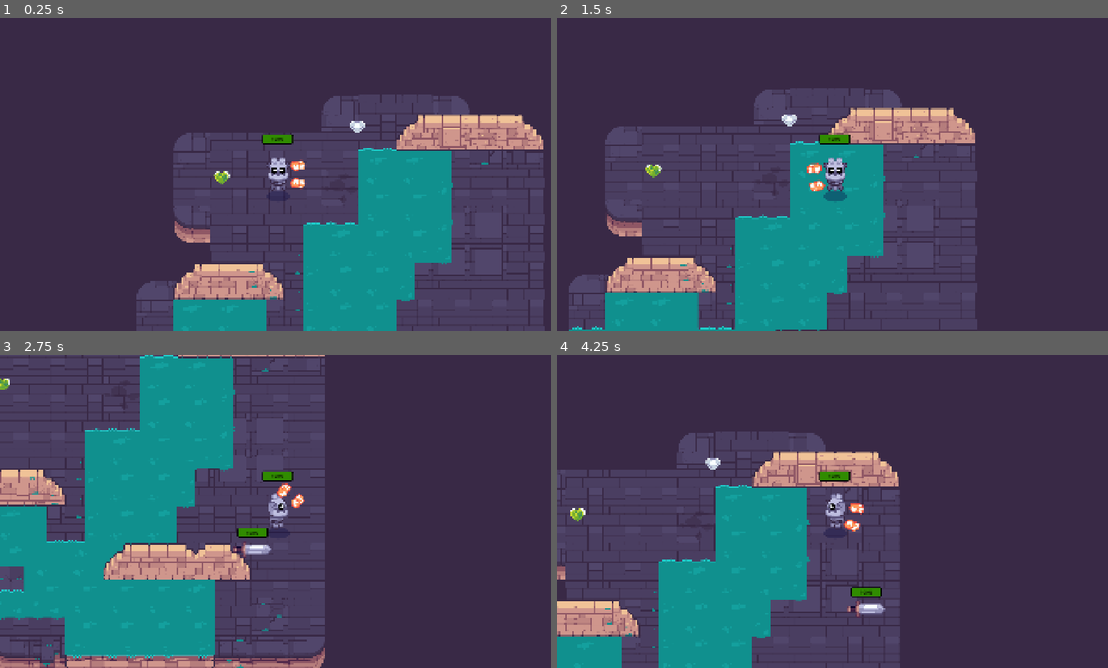
Above: before the commit, frames 1-4 (two rows, left to right).
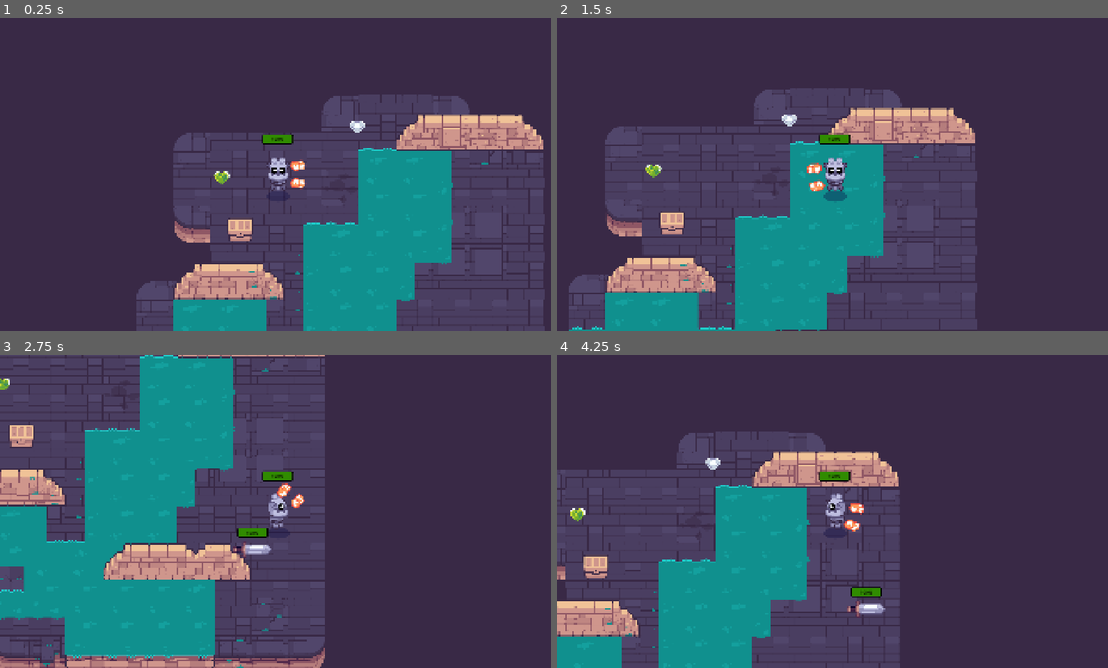
Above: after the commit, the same moments.

Repository: iFryTheReal/GDQuestTweenStick
Game: Godot game, scene res://test_room.tscn
Same seed, same stepped clock (60 frames per second), same inputs: the game is played once before the commit and once after it. The project has no main scene, so this scene is started directly. Sound files missing from this copy of the repository are replaced by a short silence.
Inputs (mouse positions are in pixels of both pictures, inside the frame that each line leads up to):
- Up to frame 1 (0.25 s): no input
- Up to frame 2 (1.5 s): tap Enter at 0.5 s; move the mouse to (959, 158) at 0.52 s; hold D (move_right) 0.53-1.28 s; hold E (interact) 0.53-1.28 s; click (959, 158) at 0.67 s; move the mouse to (722, 190) at 1.27 s; hold S (move_down) from 1.28 s (still down); tap E (interact) at 1.35 s
- Up to frame 3 (2.75 s): move the mouse to (336, 442) at 2.02 s; release S (move_down) at 2.03 s; hold D (move_right) from 2.03 s (still down); hold Space (shoot) from 2.03 s (still down); tap E (interact) at 2.3 s
- Up to frame 4 (4.25 s): move the mouse to (804, 574) at 2.77 s; release D (move_right) at 2.78 s; release Space (shoot) at 2.78 s; hold W (move_up) 2.78-3.53 s; tap Z at 2.85 s; click (804, 574) at 2.92 s; tap E (interact) at 3.05 s; move the mouse to (1003, 558) at 3.52 s; hold A (move_left) from 3.53 s (still down); hold E (interact) from 3.53 s (still down)

The runs differ from the first frame. In frame 1, 0.3% of the frame differs, in the area x 41-46%, y 63-72%; in frame 2, 0.3%; in frame 3, 0.3%, in the area x 1-7%, y 22-30%; in frame 4, 0.3%.

Commit message:
Add chest opening animation and character interaction

Diff:
--- a/pickups/chest/chest.gd
+++ b/pickups/chest/chest.gd
@@ -1,5 +1,7 @@
 @tool
 extends Area2D
+
+@onready var _animation_player: AnimationPlayer = %AnimationPlayer
 
 @export var possible_items: Array[Item] = []
 
@@ -23,7 +25,9 @@
 			open()
 
 func open() -> void:
-	pass
+	set_process_unhandled_input(false)
+	_animation_player.play("opening")
+
 
 func _get_configuration_warnings() -> PackedStringArray:
-	return ["\"possible_items\" array is empty"] if possible_items.is_empty() else [""]
+	return ["\"possible_items\" array is empty"] if possible_items.is_empty() else []
--- a/pickups/chest/chest.tscn
+++ b/pickups/chest/chest.tscn
@@ -6,6 +6,67 @@
 
 [sub_resource type="CircleShape2D" id="CircleShape2D_lnm3d"]
 radius = 120.0
+
+[sub_resource type="Animation" id="Animation_6c0c5"]
+resource_name = "opening"
+length = 0.3
+tracks/0/type = "value"
+tracks/0/imported = false
+tracks/0/enabled = true
+tracks/0/path = NodePath("Top:position")
+tracks/0/interp = 1
+tracks/0/loop_wrap = true
+tracks/0/keys = {
+"times": PackedFloat32Array(0, 0.1, 0.3),
+"transitions": PackedFloat32Array(1, 1, 1),
+"update": 0,
+"values": [Vector2(0, -7), Vector2(46, -7), Vector2(67, 6.999998)]
+}
+tracks/1/type = "value"
+tracks/1/imported = false
+tracks/1/enabled = true
+tracks/1/path = NodePath("Top:rotation")
+tracks/1/interp = 1
+tracks/1/loop_wrap = true
+tracks/1/keys = {
+"times": PackedFloat32Array(0, 0.3),
+"transitions": PackedFloat32Array(1, 1),
+"update": 0,
+"values": [0.0, 0.50265485]
+}
+
+[sub_resource type="Animation" id="Animation_lnm3d"]
+length = 0.001
+tracks/0/type = "value"
+tracks/0/imported = false
+tracks/0/enabled = true
+tracks/0/path = NodePath("Top:position")
+tracks/0/interp = 1
+tracks/0/loop_wrap = true
+tracks/0/keys = {
+"times": PackedFloat32Array(0),
+"transitions": PackedFloat32Array(1),
+"update": 0,
+"values": [Vector2(0, -7)]
+}
+tracks/1/type = "value"
+tracks/1/imported = false
+tracks/1/enabled = true
+tracks/1/path = NodePath("Top:rotation")
+tracks/1/interp = 1
+tracks/1/loop_wrap = true
+tracks/1/keys = {
+"times": PackedFloat32Array(0),
+"transitions": PackedFloat32Array(1),
+"update": 0,
+"values": [0.0]
+}
+
+[sub_resource type="AnimationLibrary" id="AnimationLibrary_lnm3d"]
+_data = {
+&"RESET": SubResource("Animation_lnm3d"),
+&"opening": SubResource("Animation_6c0c5")
+}
 
 [node name="Chest" type="Area2D"]
 script = ExtResource("1_6c0c5")
@@ -20,3 +81,9 @@
 [node name="CollisionShape2D" type="CollisionShape2D" parent="."]
 position = Vector2(0, 3)
 shape = SubResource("CircleShape2D_lnm3d")
+
+[node name="AnimationPlayer" type="AnimationPlayer" parent="."]
+unique_name_in_owner = true
+libraries = {
+&"": SubResource("AnimationLibrary_lnm3d")
+}
--- a/test_room.tscn
+++ b/test_room.tscn
@@ -6,6 +6,8 @@
 [ext_resource type="Resource" uid="uid://bujx6gkg43vbt" path="res://pickups/healing_item.tres" id="3_sqxie"]
 [ext_resource type="Resource" uid="uid://dk057pa144t3m" path="res://pickups/speed_item.tres" id="4_bd7ek"]
 [ext_resource type="PackedScene" uid="uid://di05o5yap3qja" path="res://pickups/pickup.tscn" id="4_ju58f"]
+[ext_resource type="PackedScene" uid="uid://cnimbin4l3i2f" path="res://pickups/chest/chest.tscn" id="7_3vbl4"]
+[ext_resource type="Script" uid="uid://cgh7p1ci7r8lw" path="res://pickups/item.gd" id="8_6r6vx"]
 
 [node name="TestRoom" type="Node2D"]
 
@@ -19,6 +21,10 @@
 position = Vector2(763, 108)
 item = ExtResource("4_bd7ek")
 
+[node name="Chest" parent="." instance=ExtResource("7_3vbl4")]
+position = Vector2(359, 459)
+possible_items = Array[ExtResource("8_6r6vx")]([ExtResource("3_sqxie"), ExtResource("4_bd7ek")])
+
 [node name="Player" parent="." instance=ExtResource("2_arrdh")]
 position = Vector2(490, 272)
 
Not shown: 1 places in pickups/chest/chest.tscn that only renumber resources
Not shown: 1 places in test_room.tscn that only renumber resources
